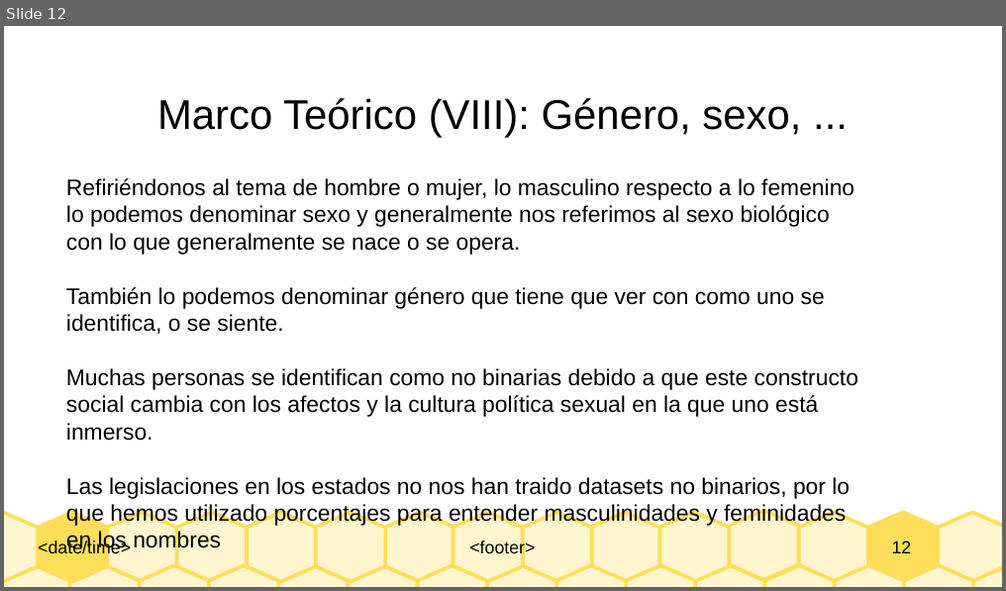
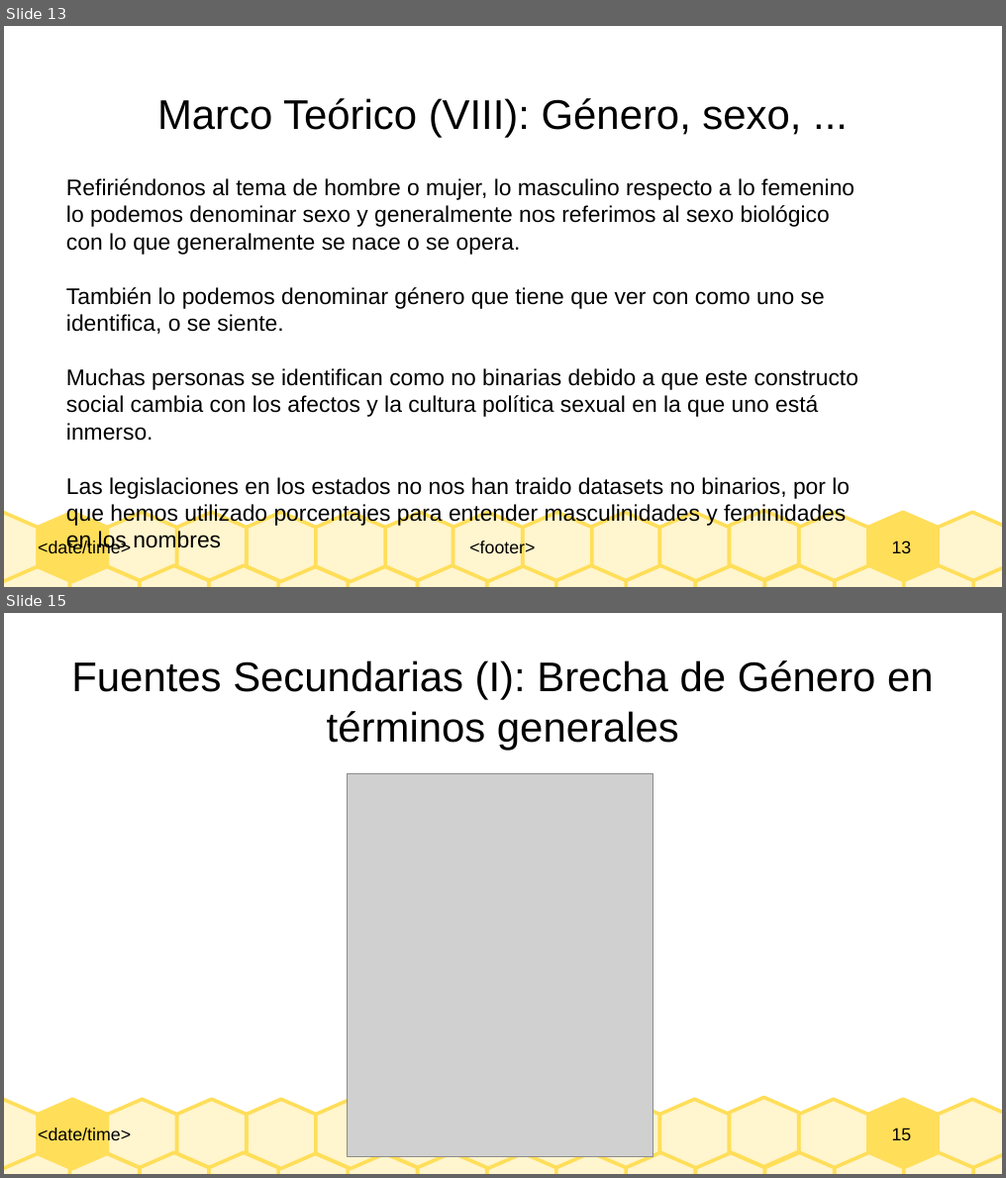
Before and after one commit to davidam/damegender, a slide deck: slides/brechagnulinux.odp. Shown one above the other, each under a label of ours: slide 12 before the commit, slides 13 and 15 after it; the slides between them are not shown. The pictures are 1006x591 and 1006x1178 pixels, drawn with LibreOffice and Linux fonts; fonts in the diff are those of the drawing; grey boxes stand for pictures. Boxes give left, top, right and bottom in pixels: in the first picture for what was removed or moved away, otherwise in the second. Text is boxed around its words. In the diff, an @@ line names an element or a change of style, - is before the commit and + after.

Commit message:
brechagnulinux.odp: add more slides

```diff
--- a/slides/brechagnulinux.odp
+++ b/slides/brechagnulinux.odp
@@ slide 15 added at [4,613,1002,1174], background #FFFFFF; not listed: 32 template elements that a slide beside it also shows @@
@@ title added at [71,661,934,750], 33 pt, text #000000 @@
+Fuentes Secundarias (I): Brecha de Género en términos generales
@@ picture added at [348,773,653,1157] @@
@@ what was slide 12 is now slide 13 @@
@@ page number at [892,541,912,554]: text changed @@
-12
+13
```
Also in this commit, not shown: 4 other slides added, 1 slide removed.
